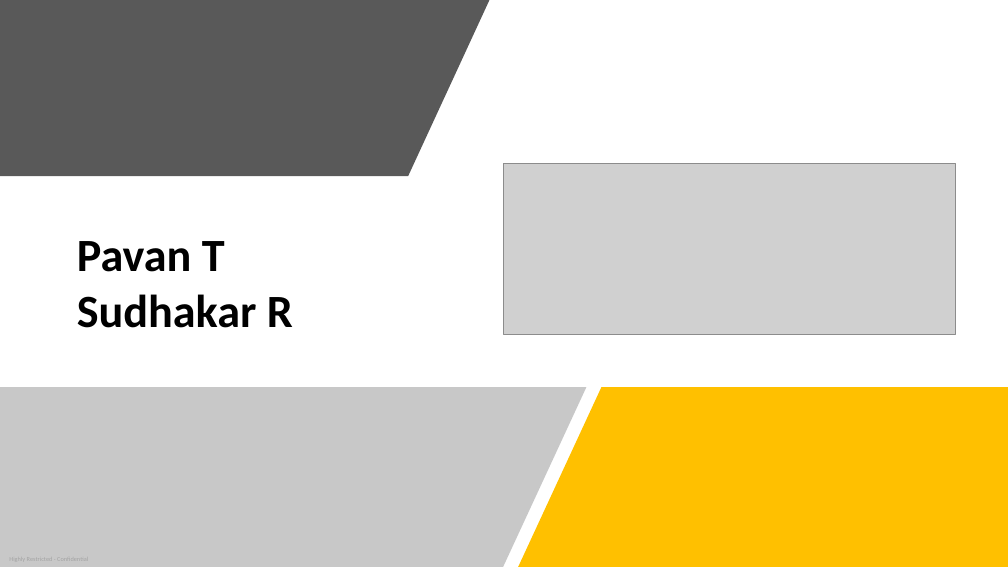
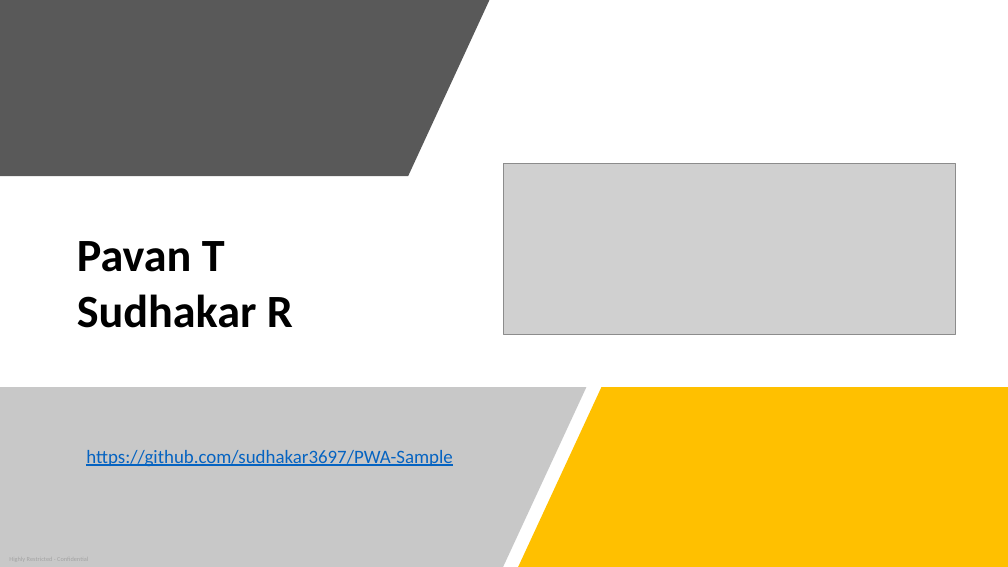
Before and after one commit to sudhakar3697/PWA-Sample, a slide deck: slide 1 of docs/PWA-Final.pptx. Drawn at 1008x567 pixels with LibreOffice and Linux fonts; fonts in the diff are those of the drawing; grey boxes stand for pictures. Boxes give left, top, right and bottom in pixels: in the first picture for what was removed or moved away, otherwise in the second. Text is boxed around its words. In the diff, an @@ line names an element or a change of style, - is before the commit and + after.

```diff
--- a/docs/PWA-Final.pptx
+++ b/docs/PWA-Final.pptx
@@ text added at (x1=86, y1=450, x2=453, y2=466), 18 pt, text #0563C1, underline @@
+https://github.com/sudhakar3697/PWA-Sample
```
Also in this commit, not shown: 1 other slide changed, 1 other file.
